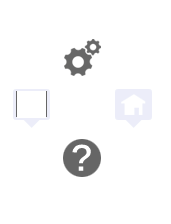
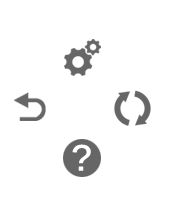
Layers edited between the first and the second 171x224 image:
hid "aug" over [115, 89, 152, 128]
hid "share4" over [13, 89, 50, 128]
showed "back" over [14, 92, 46, 121]
added layer "switch" (60%) above "Left" over [114, 90, 151, 126]
